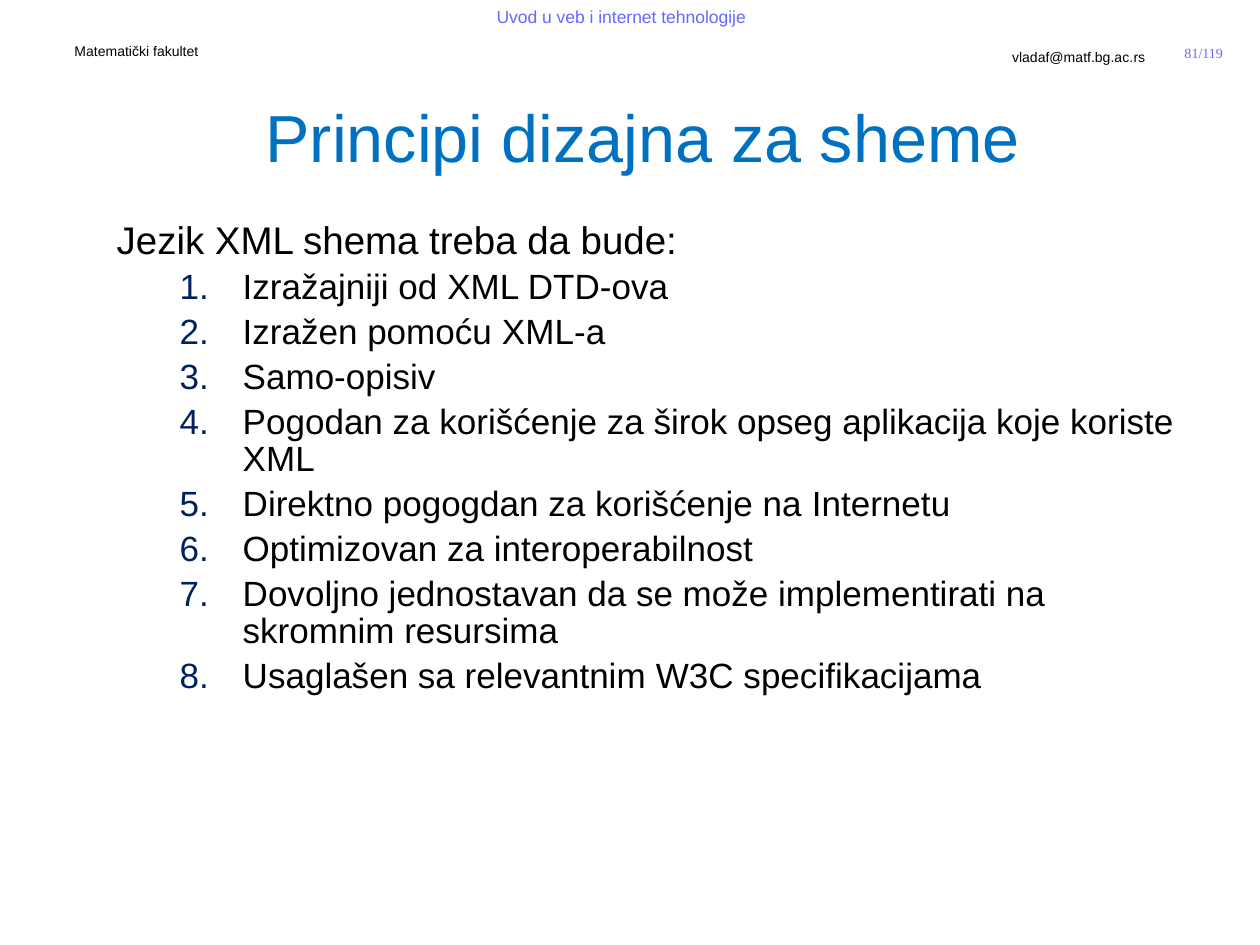
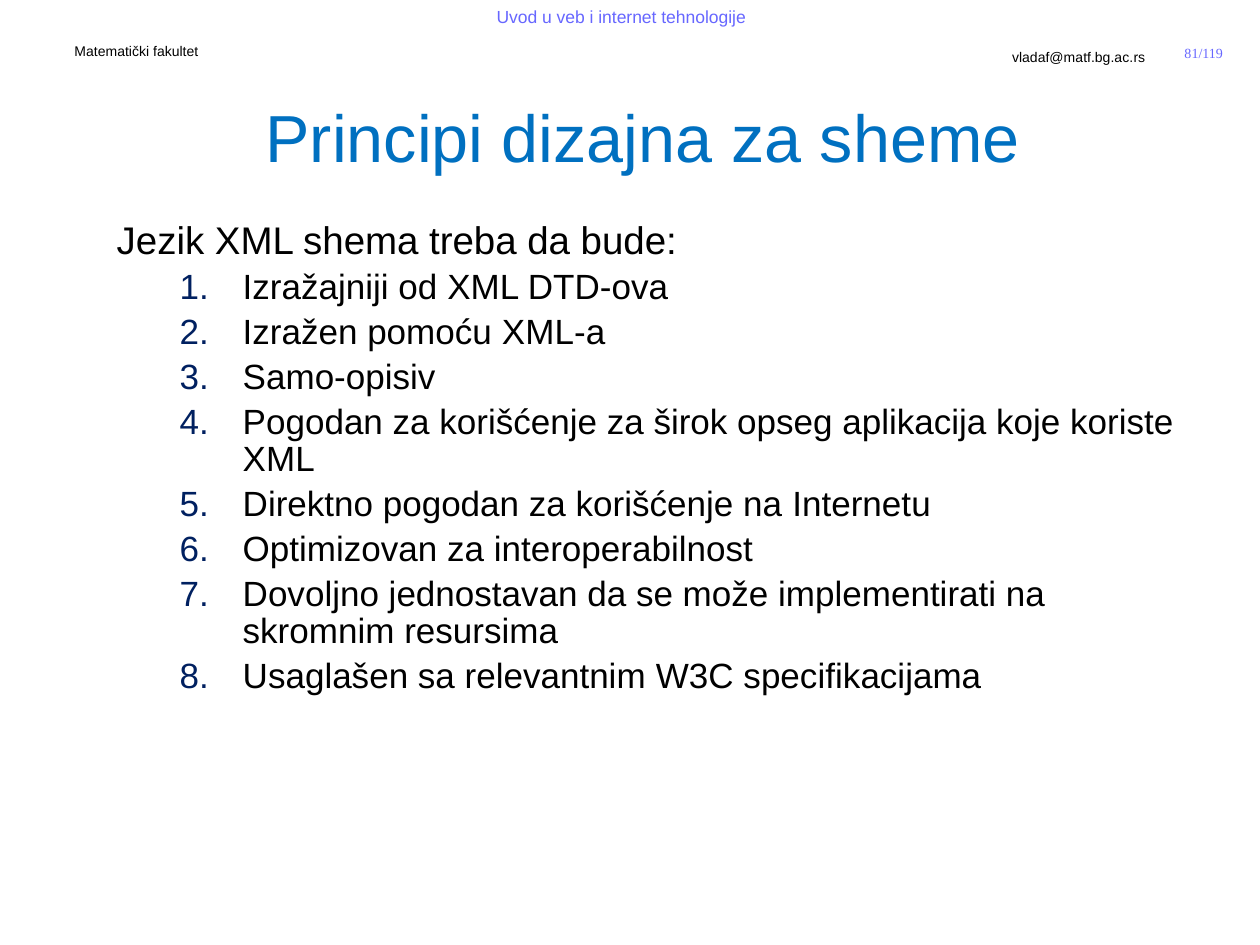
Before and after one commit to MatfUVIT/info, a slide deck: slide 81 of predavanja/prezentacije/UVIT02-01-Jezici za obelezavanje.pptx. Drawn at 1260x945 pixels with LibreOffice and Linux fonts; fonts in the diff are those of the drawing; background and template pictures are left out. Boxes give left, top, right and bottom in pixels: in the first picture for what was removed or moved away, otherwise in the second. Text is boxed around its words. In the diff, an @@ line names an element or a change of style, - is before the commit and + after.

```diff
--- a/predavanja/prezentacije/UVIT02-01-Jezici za obelezavanje.pptx
+++ b/predavanja/prezentacije/UVIT02-01-Jezici za obelezavanje.pptx
@@ text at <box>243,490,930,523</box>: text changed @@
-  5. Direktno pogogdan za korišćenje na Internetu
+  5. Direktno pogodan za korišćenje na Internetu
```
Also in this commit, not shown: 11 other files.
